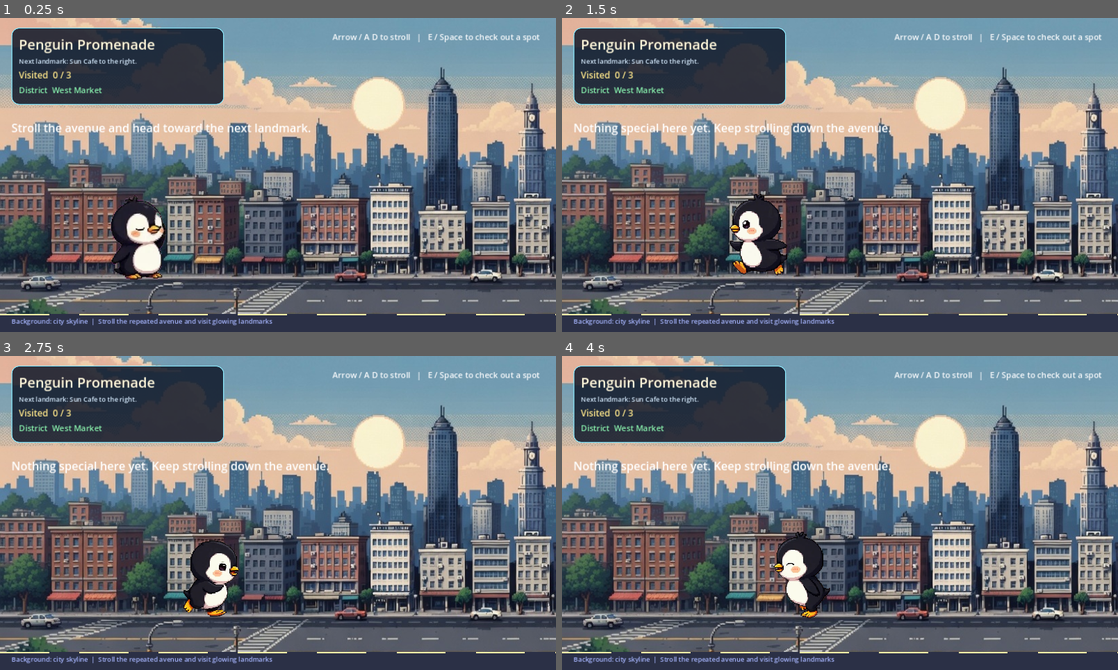
Above: before the commit, frames 1-4 (two rows, left to right).
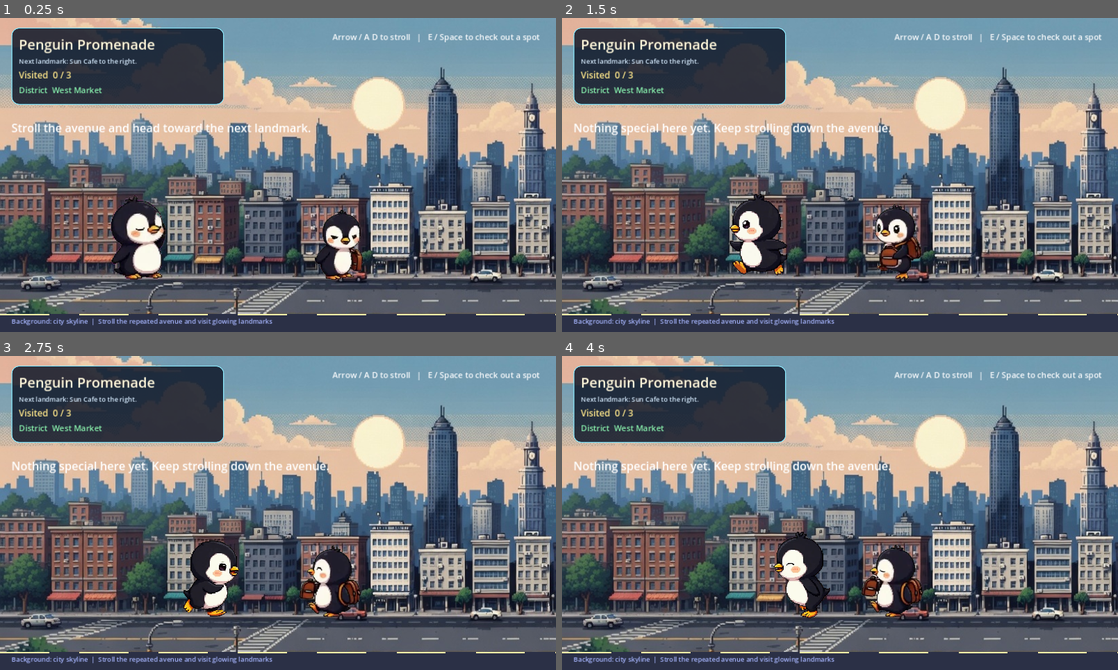
Above: after the commit, the same moments.

Repository: Sunwood-ai-labs/penguin-promenade
Game: Godot game, scene res://scenes/main.tscn
The game is run twice, just before and just after one commit, with the same random seed, the same clock (stepped at 60 frames per second) and the same inputs.
Inputs (mouse positions are in pixels of both pictures, inside the frame that each line leads up to):
- Up to frame 1 (0.25 s): no input
- Up to frame 2 (1.5 s): tap Enter at 0.5, 1.35 s; move the mouse to (962, 159) at 0.52 s; hold Right (ui_right) 0.53-1.28 s; tap E at 0.6 s; click (962, 159) at 0.67 s; tap Space at 0.77 s; move the mouse to (728, 190) at 1.27 s; hold Left (ui_left) from 1.28 s (still down)
- Up to frame 3 (2.75 s): tap Space at 1.52 s; move the mouse to (333, 443) at 2.02 s; release Left (ui_left) at 2.03 s; hold Right (ui_right) from 2.03 s (still down); tap E at 2.1 s
- Up to frame 4 (4 s): move the mouse to (812, 575) at 2.77 s; tap Enter at 2.85 s; click (812, 575) at 2.92 s; tap Space at 3.02, 3.77 s; move the mouse to (1006, 560) at 3.52 s; release Right (ui_right) at 3.53 s; hold Left (ui_left) from 3.53 s (still down); tap E at 3.6 s

The runs differ from the first frame. In frame 1, 1.3% of the frame differs, in the area x 56-66%, y 61-84%; in frame 2, 1.3%; in frame 3, 1.5%; in frame 4, 1.5%, in the area x 53-65%, y 59-84%.

Commit message:
🏙️ Add animated town penguins
- place the unused penguin animations around the avenue as ambient town NPCs\n- surface nearby NPC flavor text in the promenade HUD and preview captures\n- extend smoke coverage and README notes for the livelier city scene

Diff:
--- a/scripts/main.gd
+++ b/scripts/main.gd
@@ -21,6 +21,9 @@
 const IDLE_ANIMATION_FPS := 4.0
 const LOOK_ANIMATION_FPS := 4.5
 const WAVE_ANIMATION_FPS := 5.5
+const NPC_ANIMATION_FPS := 4.6
+const NPC_INTEREST_RADIUS := 170.0
+const NPC_REFERENCE_CONTENT_HEIGHT := 188.0
 const PLAYER_STATE_METRICS := {
 	"walk": {
 		"frame_width": 560.0,
@@ -55,6 +58,56 @@
 		"content_height": 142.0,
 	},
 }
+const NPC_TILE_METRICS := {
+	"tile_01": {
+		"frame_width": 186.0,
+		"frame_height": 186.0,
+		"content_left": 43.0,
+		"content_right": 161.0,
+		"content_bottom": 164.0,
+		"content_height": 140.0,
+	},
+	"tile_02": {
+		"frame_width": 187.0,
+		"frame_height": 186.0,
+		"content_left": 28.0,
+		"content_right": 156.0,
+		"content_bottom": 165.0,
+		"content_height": 149.0,
+	},
+	"tile_03": {
+		"frame_width": 187.0,
+		"frame_height": 186.0,
+		"content_left": 31.0,
+		"content_right": 143.0,
+		"content_bottom": 162.0,
+		"content_height": 138.0,
+	},
+	"tile_04": {
+		"frame_width": 186.0,
+		"frame_height": 187.0,
+		"content_left": 27.0,
+		"content_right": 160.0,
+		"content_bottom": 161.0,
+		"content_height": 146.0,
+	},
+	"tile_06": {
+		"frame_width": 187.0,
+		"frame_height": 187.0,
+		"content_left": 20.0,
+		"content_right": 162.0,
+		"content_bottom": 150.0,
+		"content_height": 91.0,
+	},
+	"tile_07": {
+		"frame_width": 186.0,
+		"frame_height": 187.0,
+		"content_left": 31.0,
+		"content_right": 166.0,
+		"content_bottom": 163.0,
+		"content_height": 143.0,
+	},
+}
 const SPOT_DEFINITIONS := [
 	{
 		"id": "cafe",
@@ -81,18 +134,89 @@
 		"message": "The tower keeps watch over the street. This stretch of the city feels calm and open.",
 	},
 ]
+const NPC_DEFINITIONS := [
+	{
+		"id": "courier",
+		"label": "Miro Courier",
+		"tile": "tile_02",
+		"world_ratio": 0.12,
+		"feet_offset": 0.0,
+		"color": "93c5fd",
+		"facing": 1,
+		"scale": 1.0,
+		"description": "A courier waddles past with a satchel full of tiny letters.",
+	},
+	{
+		"id": "watcher",
+		"label": "Lantern Watch",
+		"tile": "tile_01",
+		"world_ratio": 0.24,
+		"feet_offset": -2.0,
+		"color": "fca5a5",
+		"facing": -1,
+		"scale": 1.0,
+		"description": "The lantern keeper watches the sidewalk like a calm night guard.",
+	},
+	{
+		"id": "bench",
+		"label": "Bench Friend",
+		"tile": "tile_03",
+		"world_ratio": 0.36,
+		"feet_offset": 2.0,
+		"color": "fde68a",
+		"facing": 1,
+		"scale": 0.94,
+		"description": "A sleepy local sits low to the ground and soaks in the sunset.",
+	},
+	{
+		"id": "tinkerer",
+		"label": "Street Tinkerer",
+		"tile": "tile_04",
+		"world_ratio": 0.53,
+		"feet_offset": 0.0,
+		"color": "86efac",
+		"facing": -1,
+		"scale": 0.98,
+		"description": "A tinkerer hunches over a gadget beside the crosswalk.",
+	},
+	{
+		"id": "napper",
+		"label": "Nap Penguin",
+		"tile": "tile_06",
+		"world_ratio": 0.69,
+		"feet_offset": 6.0,
+		"color": "c4b5fd",
+		"facing": -1,
+		"scale": 0.92,
+		"description": "A napper has claimed the warm pavement for an afternoon break.",
+	},
+	{
+		"id": "skater",
+		"label": "Skater",
+		"tile": "tile_07",
+		"world_ratio": 0.86,
+		"feet_offset": -3.0,
+		"color": "67e8f9",
+		"facing": 1,
+		"scale": 1.02,
+		"description": "A skater shows off a looping kick move under the clock tower.",
+	},
+]
 
 var player_animation_sets: Dictionary = {}
 var player_state_scales: Dictionary = {}
 var player_state_y_offsets: Dictionary = {}
 var player_state_x_offsets: Dictionary = {}
+var npc_animation_sets: Dictionary = {}
 var background_texture: Texture2D
 var background_span := 0.0
 var world_width := VIEW_WIDTH
 var background_sprites: Array[Sprite2D] = []
 var spot_data: Array[Dictionary] = []
+var npc_data: Array[Dictionary] = []
 
 var world_layer: Node2D
+var npc_layer: Node2D
 var player_root: Node2D
 var player_sprite: AnimatedSprite2D
 var hud_root: Control
@@ -128,6 +252,7 @@
 
 func _draw() -> void:
 	_draw_ground()
+	_draw_npc_labels()
 	_draw_spot_markers()
 
 
@@ -192,6 +317,17 @@
 
 func get_visited_spot_count() -> int:
 	return visited_spots.size()
+
+
+func get_nearest_npc() -> Dictionary:
+	var nearest: Dictionary = {}
+	var nearest_distance := NPC_INTEREST_RADIUS
+	for npc in npc_data:
+		var distance := absf(float(npc["x"]) - player_world_x)
+		if distance <= nearest_distance:
+			nearest_distance = distance
+			nearest = npc
+	return nearest
 
 
 func get_closest_spot(prefer_unvisited: bool = false) -> Dictionary:
@@ -240,6 +376,12 @@
 	_register_player_state("look", "%s/tile_08" % FRAME_ROOT, LOOK_ANIMATION_FPS)
 	_register_player_state("wave", "%s/tile_05" % FRAME_ROOT, WAVE_ANIMATION_FPS)
 
+	npc_animation_sets.clear()
+	for npc_definition in NPC_DEFINITIONS:
+		var tile_name := String(npc_definition["tile"])
+		if not npc_animation_sets.has(tile_name):
+			npc_animation_sets[tile_name] = _build_sprite_frames_from_dir("%s/%s" % [FRAME_ROOT, tile_name], NPC_ANIMATION_FPS)
+
 
 func _build_scene() -> void:
 	for child in get_children():
@@ -249,6 +391,9 @@
 	add_child(world_layer)
 
 	_build_background()
+	npc_layer = Node2D.new()
+	world_layer.add_child(npc_layer)
+	_build_npcs()
 	_build_spots()
 
 	player_root = Node2D.new()
@@ -356,6 +501,36 @@
 		draw_rect(Rect2(start_x + total * index, dash_y, dash_width, 10.0), Color("fff1a8"), true)
 
 
+func _draw_npc_labels() -> void:
+	var fallback_font: Font = ThemeDB.fallback_font
+	if fallback_font == null:
+		return
+
+	var nearest_npc := get_nearest_npc()
+	for npc in npc_data:
+		var screen_x := float(npc["x"]) - camera_x
+		if screen_x < -160.0 or screen_x > VIEW_WIDTH + 160.0:
+			continue
+
+		var feet_y := float(npc["feet_y"])
+		var color := Color(String(npc["color"]))
+		var is_near := not nearest_npc.is_empty() and String(nearest_npc["id"]) == String(npc["id"])
+		var label_y := feet_y - float(npc["label_height"]) - 32.0
+
+		if is_near:
+			draw_arc(Vector2(screen_x, feet_y + 10.0), 26.0, 0.0, TAU, 28, color.lightened(0.3), 3.0)
+
+		draw_string(
+			fallback_font,
+			Vector2(screen_x - 96.0, label_y),
+			String(npc["label"]),
+			HORIZONTAL_ALIGNMENT_LEFT,
+			192.0,
+			18,
+			color.lightened(0.25 if is_near else 0.05)
+		)
+
+
 func _draw_spot_markers() -> void:
 	var fallback_font: Font = ThemeDB.fallback_font
 	if fallback_font == null:
@@ -389,6 +564,51 @@
 		)
 
 
+func _build_npcs() -> void:
+	npc_data.clear()
+	for definition in NPC_DEFINITIONS:
+		var npc_root := Node2D.new()
+		npc_layer.add_child(npc_root)
+
+		var sprite := AnimatedSprite2D.new()
+		sprite.centered = true
+		npc_root.add_child(sprite)
+
+		var tile_name := String(definition["tile"])
+		sprite.sprite_frames = npc_animation_sets[tile_name]
+		sprite.animation = "loop"
+		sprite.play()
+
+		var metrics: Dictionary = NPC_TILE_METRICS.get(tile_name, {})
+		var scale_value := float(definition["scale"])
+		var y_offset := NPC_REFERENCE_CONTENT_HEIGHT
+		var x_offset := 0.0
+		if not metrics.is_empty():
+			scale_value *= NPC_REFERENCE_CONTENT_HEIGHT / float(metrics["content_height"])
+			var frame_center_x := float(metrics["frame_width"]) * 0.5
+			var frame_center_y := float(metrics["frame_height"]) * 0.5
+			var content_center_x := (float(metrics["content_left"]) + float(metrics["content_right"])) * 0.5
+			x_offset = (content_center_x - frame_center_x) * scale_value
+			y_offset = (float(metrics["content_bottom"]) - frame_center_y) * scale_value
+
+		var should_flip := int(definition["facing"]) > 0
+		sprite.flip_h = should_flip
+		sprite.scale = Vector2.ONE * scale_value
+		sprite.position = Vector2(x_offset if should_flip else -x_offset, -y_offset)
+
+		var npc_x := world_width * float(definition["world_ratio"])
+		var npc_feet_y := BASE_GROUND_Y + float(definition["feet_offset"])
+		npc_root.position = Vector2(npc_x, npc_feet_y)
+
+		var npc: Dictionary = definition.duplicate(true)
+		npc["root"] = npc_root
+		npc["sprite"] = sprite
+		npc["x"] = npc_x
+		npc["feet_y"] = npc_feet_y
+		npc["label_height"] = y_offset
+		npc_data.append(npc)
+
+
 func _get_horizontal_input() -> float:
 	if debug_input_enabled:
 		return debug_horizontal_input
@@ -424,10 +644,13 @@
 	subtitle_label.text = _get_guide_text()
 
 	var nearest := get_nearest_spot()
+	var nearest_npc := get_nearest_npc()
 	if interaction_timer > 0.0:
 		prompt_label.text = interaction_message
 	elif not nearest.is_empty():
 		prompt_label.text = "Press E or Space to check out %s." % String(nearest["label"])
+	elif not nearest_npc.is_empty():
+		prompt_label.text = String(nearest_npc["description"])
 	else:
 		prompt_label.text = interaction_message
 
--- a/tests/capture_preview.gd
+++ b/tests/capture_preview.gd
@@ -8,6 +8,11 @@
 	await process_frame
 
 	_save_viewport_png("res://.tools/preview_title.png")
+
+	var first_npc: Dictionary = main.npc_data[0]
+	main.move_player_to(float(first_npc["x"]))
+	await process_frame
+	_save_viewport_png("res://.tools/preview_npc.png")
 
 	main.set_move_input(1.0)
 	for _i in range(18):
--- a/tests/smoke_test.gd
+++ b/tests/smoke_test.gd
@@ -42,6 +42,12 @@
 	if main.spot_data.size() != 3:
 		push_error("Expected 3 city spots, got %d" % main.spot_data.size())
 		exit_code = 1
+	if main.npc_data.size() != main.NPC_DEFINITIONS.size():
+		push_error("Expected %d town NPCs, got %d" % [main.NPC_DEFINITIONS.size(), main.npc_data.size()])
+		exit_code = 1
+	if main.npc_animation_sets.size() < 4:
+		push_error("Expected multiple NPC animation sets to be loaded.")
+		exit_code = 1
 
 	var start_x: float = main.player_world_x
 	main.set_move_input(1.0)
@@ -78,6 +84,17 @@
 	main.simulate(0.1)
 	await process_frame
 
+	var first_npc: Dictionary = main.npc_data[0]
+	main.move_player_to(float(first_npc["x"]))
+	await process_frame
+	var nearest_npc: Dictionary = main.get_nearest_npc()
+	if nearest_npc.is_empty():
+		push_error("Expected to detect a nearby town NPC.")
+		exit_code = 1
+	elif String(nearest_npc["id"]) != String(first_npc["id"]):
+		push_error("Nearest NPC should match the NPC at the player's position.")
+		exit_code = 1
+
 	var first_spot: Dictionary = main.spot_data[0]
 	main.move_player_to(float(first_spot["x"]))
 	await process_frame
Not shown, changed: README.md
